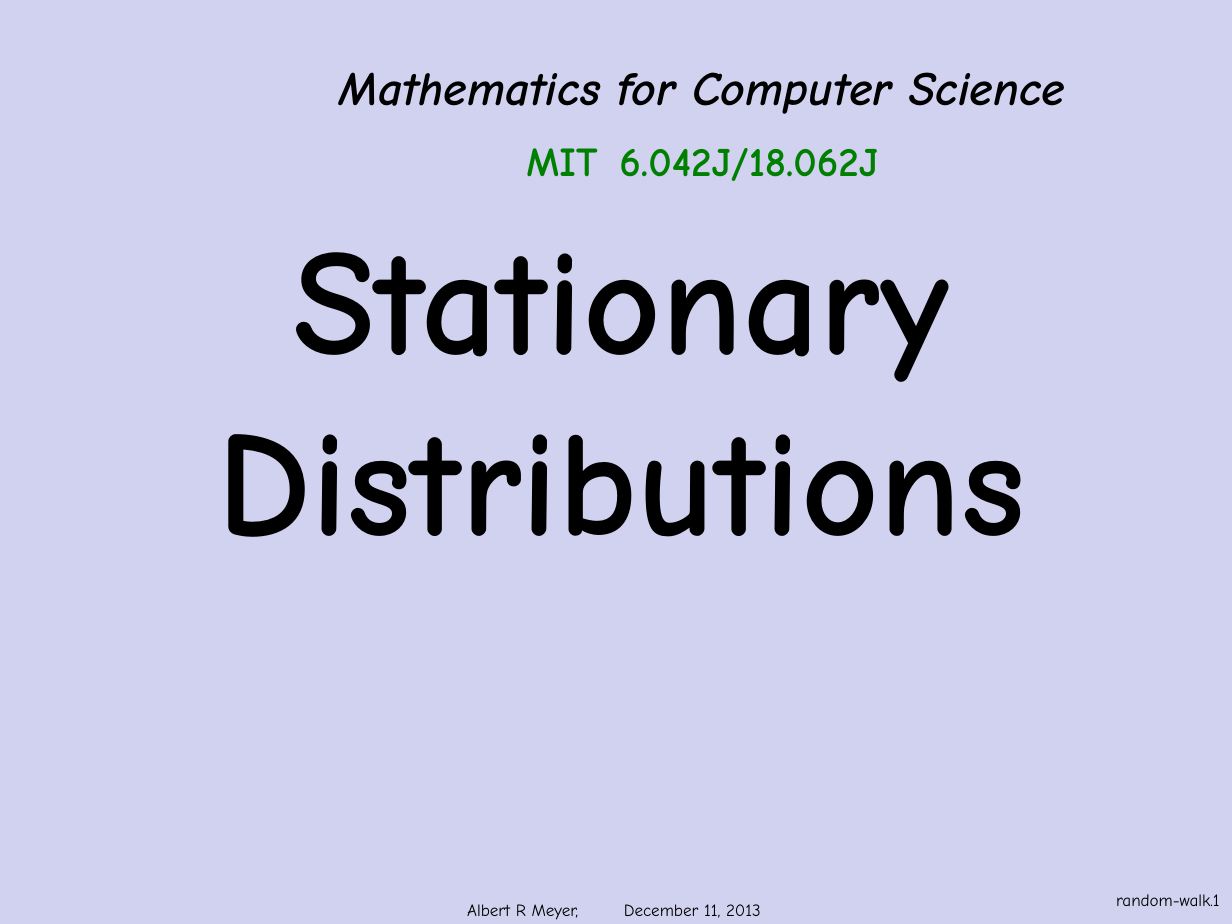
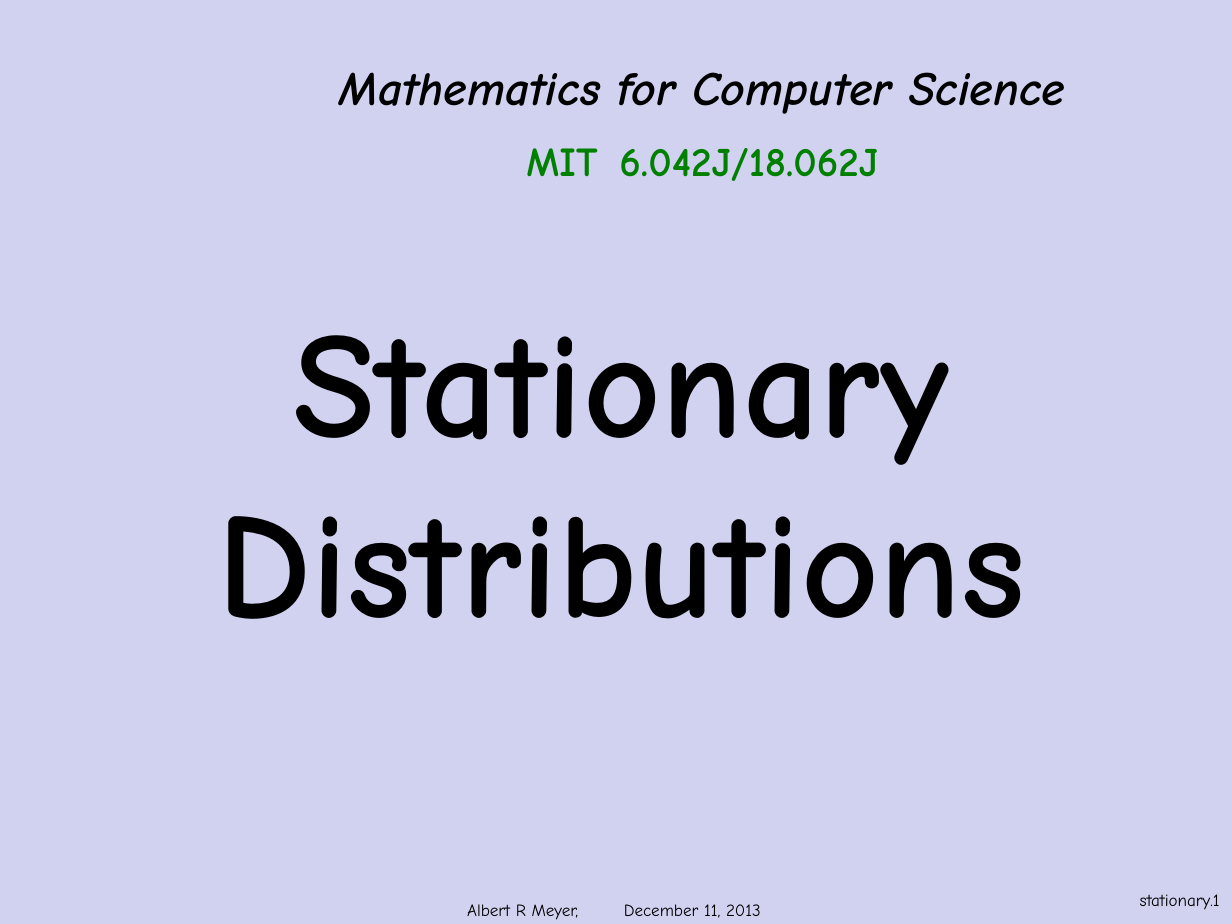
Before and after one commit to armeyer/mcs_web, a slide deck: slide 1 of fall13/slidesF13/stationary-distribution.pptx. Drawn at 1232x924 pixels with LibreOffice and Linux fonts; fonts in the diff are those of the drawing; background and template pictures are left out. Boxes give left, top, right and bottom in pixels: in the first picture for what was removed or moved away, otherwise in the second. Text is boxed around its words. In the diff, an @@ line names an element or a change of style, - is before the commit and + after.

Commit message:
edit random-walks, stationary-distribution, page-rank.pptx

```diff
--- a/fall13/slidesF13/stationary-distribution.pptx
+++ b/fall13/slidesF13/stationary-distribution.pptx
@@ title "Stationary Distributions": place and size @@
-title "Stationary Distributions" at (217,252,1025,537)
+title "Stationary Distributions" at (217,335,1025,619)
@@ page number at (1140,894,1220,910): text changed @@
-random-walk.1
+stationary.1
```
Also in this commit, not shown: 13 other slides changed, 2 other files.
